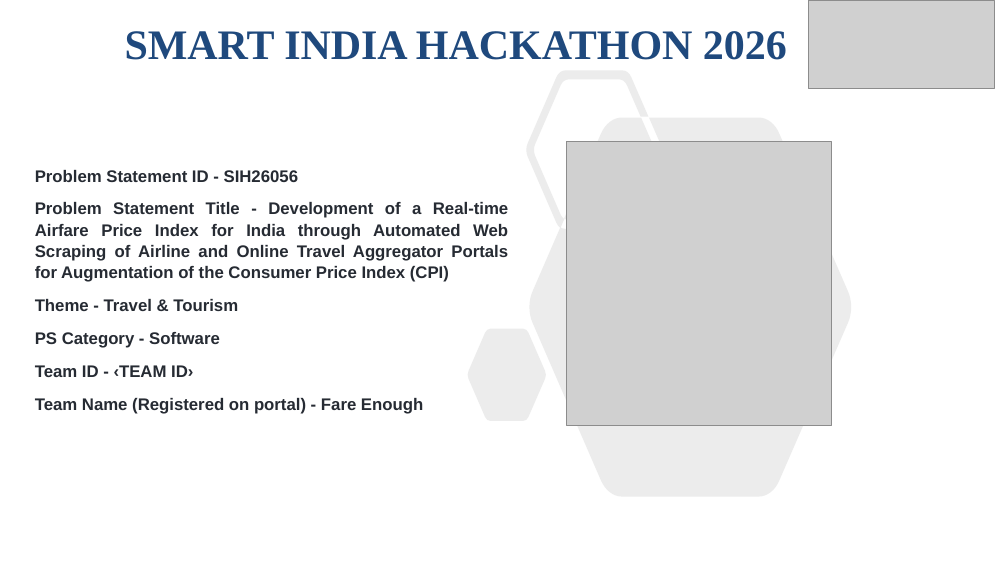
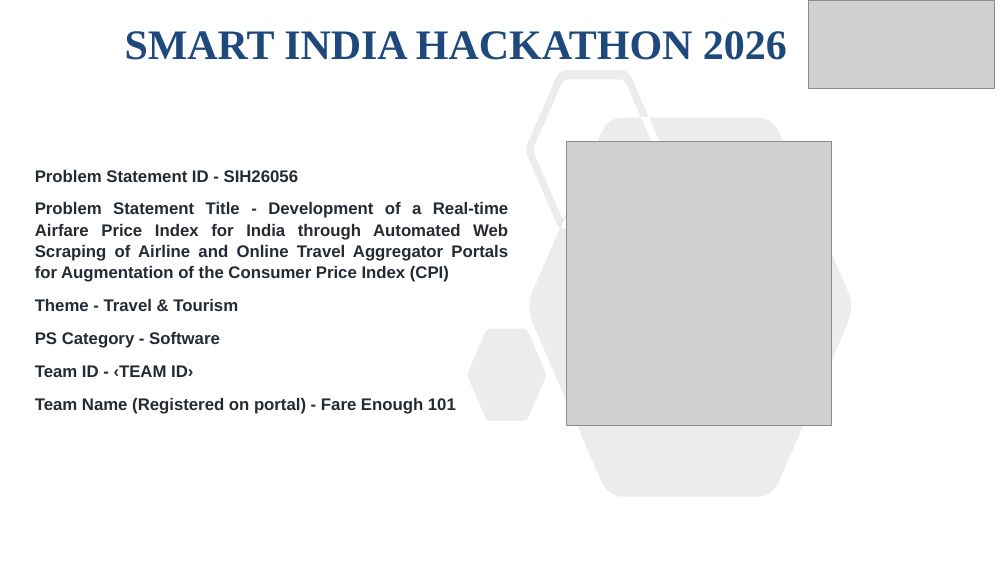
Before and after one commit to BradCage-afk/sih-2026-airfare-index, a slide deck: slide 1 of SIH26056-Idea-Presentation.pptx. Drawn at 1008x567 pixels with LibreOffice and Linux fonts; fonts in the diff are those of the drawing; grey boxes stand for pictures. Boxes give left, top, right and bottom in pixels: in the first picture for what was removed or moved away, otherwise in the second. Text is boxed around its words. In the diff, an @@ line names an element or a change of style, - is before the commit and + after.

```diff
--- a/SIH26056-Idea-Presentation.pptx
+++ b/SIH26056-Idea-Presentation.pptx
@@ text at (x1=35, y1=398, x2=456, y2=414): text changed @@
-Team Name (Registered on portal) - Fare Enough
+Team Name (Registered on portal) - Fare Enough 101
```
Also in this commit, not shown: 5 other slides changed, 1 other file.
